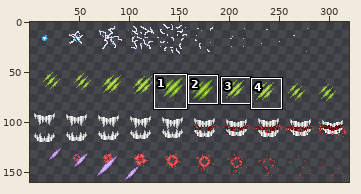
Sprite sheet, stored at Resources/AwesomeGuns/Weapons/SPRITES/Hits.gif. The first picture is a wide view before the edit; the outline marks the close-up.
Close-up. Old version:
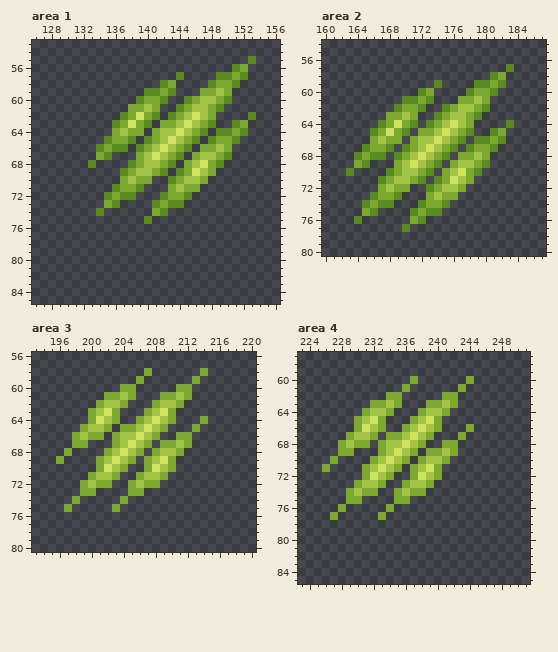
The file is 320x160 pixels. Shown: area 1: x 126..156, y 53..85; area 2: x 160..187, y 54..80; area 3: x 193..220, y 56..80; area 4: x 223..251, y 57..85. The wide view leaves out empty margins. The commit also changed other parts of the picture, which this record leaves out.
The same view after the edit:
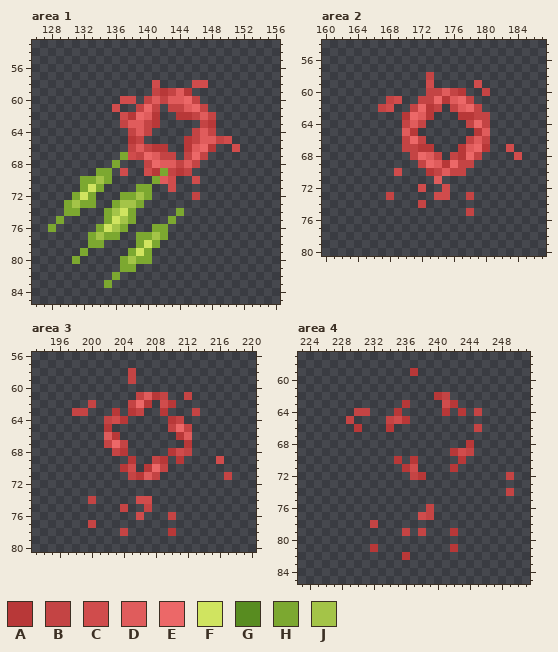
Palette (. is transparent): A #b83838  B #c44444  C #d04c4c  D #e05c5c  E #ec6868  F #d0e460  G #588c20  H #7ca830  J #a4c448
What changed:
--- area 1
@@ x 126..156 @@
 54 ...............................
-55 ...........................G...
-56 .........................GH....
-57 ..................G....GGHG....
-58 ................GH....GHHG.....
-59 ..............GGHG...HHJH......
-60 .............GHHG..GHJJHG......
-61 ............HHJH..GHJJHG.......
-62 ...........GHFHG.GHJFJH....G...
-63 ..........GHFHG.HHJFJHG..GH....
-64 ..........HJHH.HJJFJHG.GGHG....
-65 .........GHHG.GHJFJHG.GHHG.....
-66 ........GHGG.GHJFJHG.HHJH......
-67 ........HG...HJFJHG.HJJHG......
-68 .......G....GHJJHG.HJFHG.......
-69 ...........GHJJHG.GHFJH........
-70 ...........HJHH..GHJJH.........
-71 ..........GHHG...HJHH..........
-72 .........GHGG...GHHG...........
-73 .........HG....GHGG............
-74 ........G......HG..............
-75 ..............G................
-76 ...............................
-77 ...............................
-78 ...............................
-79 ...............................
-80 ...............................
-81 ...............................
-82 ...............................
-83 ...............................
+55 ...............................
+56 ...............................
+57 ...............................
+58 ...............C....CC.........
+59 ...............BABDA...........
+60 ...........CC.BDBDDEB..........
+61 ..........C..BEB.BBDEB.........
+62 ...........CAEDA..AABDB........
+63 ...........BDDBA.....BA........
+64 ............BDB.....BDB........
+65 ............AB.....ABDDBC......
+66 ............BDBAA..ADEA..C.....
+67 ...........HCBEDBB.BEB.........
+68 ..........H...BEDDBDB..........
+69 ........HH.C..CAHBAB...........
+70 ......HHJH.....HDC..C..........
+71 ......HFH....HH..C.............
+72 .....HFH...HHJH.....B..........
+73 ....HJHH..HJJH.................
+74 ....HH...HJFH.....H............
+75 ...H.....HFJH....H.............
+76 ..H.....HFJH...HH..............
+77 .......HJHH..HHJH..............
+78 .......HH....HFH...............
+79 ......H.....HFH................
+80 .....H.....HJHH................
+81 ...........HH..................
+82 ..........H....................
+83 .........H.....................
 84 ...............................
--- area 2
@@ x 160..187 @@
 56 ............................
-57 .......................G....
-58 .....................GH.....
-59 ..............G....GGHG.....
-60 ............GH....GHHG......
-61 ..........GGHG...HHJH.......
-62 .........GHHG..GHJJHG.......
-63 ........HHJH..GHJJHG........
-64 .......GHFHG.GHJFJH....G....
-65 ......GHFHG.HHJFJHG..GH.....
-66 ......HJHH.HJJFJHG.GGHG.....
-67 .....GHHG.GHJFJHG.GHHG......
-68 ....GHGG.GHJFJHG.HHJH.......
-69 ....HG...HJFJHG.HJJHG.......
-70 ...G....GHJJHG.HJFHG........
-71 .......GHJJHG.GHFJH.........
-72 .......HJHH..GHJJH..........
-73 ......GHHG...HJHH...........
-74 .....GHGG...GHHG............
-75 .....HG....GHGG.............
-76 ....G......HG...............
-77 ..........G.................
+57 ............................
+58 .............B..............
+59 .............C.....C........
+60 .............BBDBA..B.......
+61 ........BC..BBEADEB.........
+62 .......BC..BEAB.BDEB........
+63 ..........AEDA...AABB.......
+64 ..........BDB.....BEB.......
+65 ..........DA.......AD.......
+66 ..........BEB.....BDB.......
+67 ..........BBAA...ADEA..C....
+68 ...........BEDB.BAEB....C...
+69 ............BEDAEBB.........
+70 .........C...ABDBB..........
+71 ..............D.............
+72 ............C..C............
+73 ........B.....CC..B.........
+74 ............B...............
+75 ..................B.........
+76 ............................
+77 ............................
 78 ............................
--- area 3
@@ x 193..220 @@
 57 ............................
-58 ..............H......H......
-59 .............H......H.......
-60 ...........HH.....HH........
-61 .........HHJH...HHJH........
-62 ........HJJH...HJJH.........
-63 .......HJFH...HJFH..........
-64 .......HFJH..HJFJH...H......
-65 ......HJJH.HHJFJH...H.......
-66 .....HJHH.HJJFJH..HH........
-67 .....HH...HJFJH.HHJH........
-68 ....H....HJFJH.HJJH.........
-69 ...H....HJFJH.HJFH..........
-70 ........HFJH..HFJH..........
-71 .......HJJH..HJJH...........
-72 ......HJHH..HJHH............
-73 ......HH....HH..............
-74 .....H.....H................
-75 ....H.....H.................
-76 ............................
-77 ............................
-78 ............................
+58 ............B...............
+59 ............B...............
+60 ............................
+61 .............BDAB..B........
+62 .......B....BEA.CA..........
+63 .....BB...A.AB..A...B.......
+64 .........BCA.....AB.........
+65 .........A.......BEB........
+66 .........DA.......AD........
+67 .........BEB.......A........
+68 ..........BA.....ACB........
+69 ............A..BA.A....C....
+70 ...........AC.AEB...........
+71 ............BADB........B...
+72 ............................
+73 ............................
+74 .......B.....CC.............
+75 ...........B..B.............
+76 .............C...B..........
+77 .......B....................
+78 ...........B.....A..........
 79 ............................
--- area 4
@@ x 223..251 @@
 58 .............................
-59 .............................
-60 ..............H......H.......
-61 .............H......H........
-62 ...........HH.....HH.........
-63 .........HHJH...HHJH.........
-64 ........HJJH...HJJH..........
-65 .......HJFH...HJFH...........
-66 .......HFJH..HJFJH...H.......
-67 ......HJJH.HHJFJH...H........
-68 .....HJHH.HJJFJH..HH.........
-69 .....HH...HJFJH.HHJH.........
-70 ....H....HJFJH.HJJH..........
-71 ...H....HJFJH.HJFH...........
-72 ........HFJH..HFJH...........
-73 .......HJJH..HJJH............
-74 ......HJHH..HJHH.............
-75 ......HH....HH...............
-76 .....H.....H.................
-77 ....H.....H..................
-78 .............................
-79 .............................
+59 ..............A..............
+60 .............................
+61 .............................
+62 .................AB..........
+63 .............A....CA.........
+64 .......BB...A.....A.A.B......
+65 ......B....BCA...............
+66 .......A...A..........B......
+67 .............................
+68 .....................A.......
+69 ...................ACB.......
+70 ............A.A.....A........
+71 .............AC....A.........
+72 ..............BA..........B..
+73 .............................
+74 ..........................B..
+75 .............................
+76 ................B............
+77 ...............CB............
+78 .........B...................
+79 .............B.B...A.........
 80 .............................
-81 .............................
-82 .............................
+81 .........A.........A.........
+82 .............A...............
 83 .............................
Pixel boxes of the changes (left, top, right, bottom) in both close-ups:
changed: (48, 56, 256, 288)
changed: (346, 64, 522, 232)
changed: (56, 368, 232, 536)
changed: (322, 368, 514, 560)
